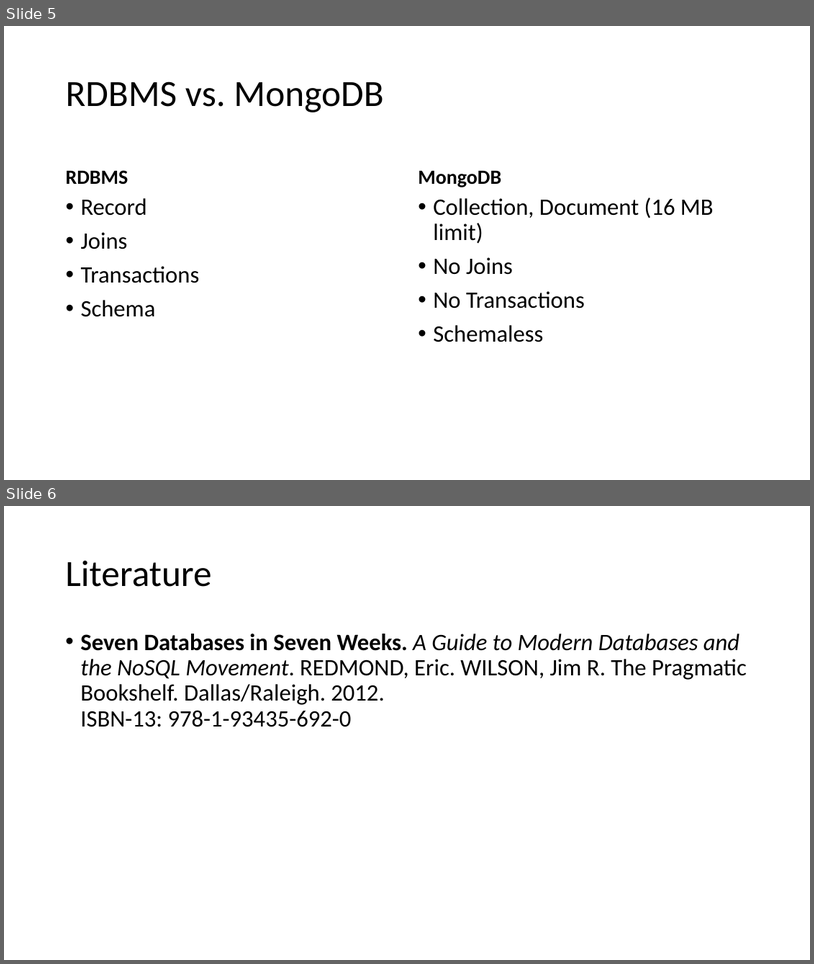
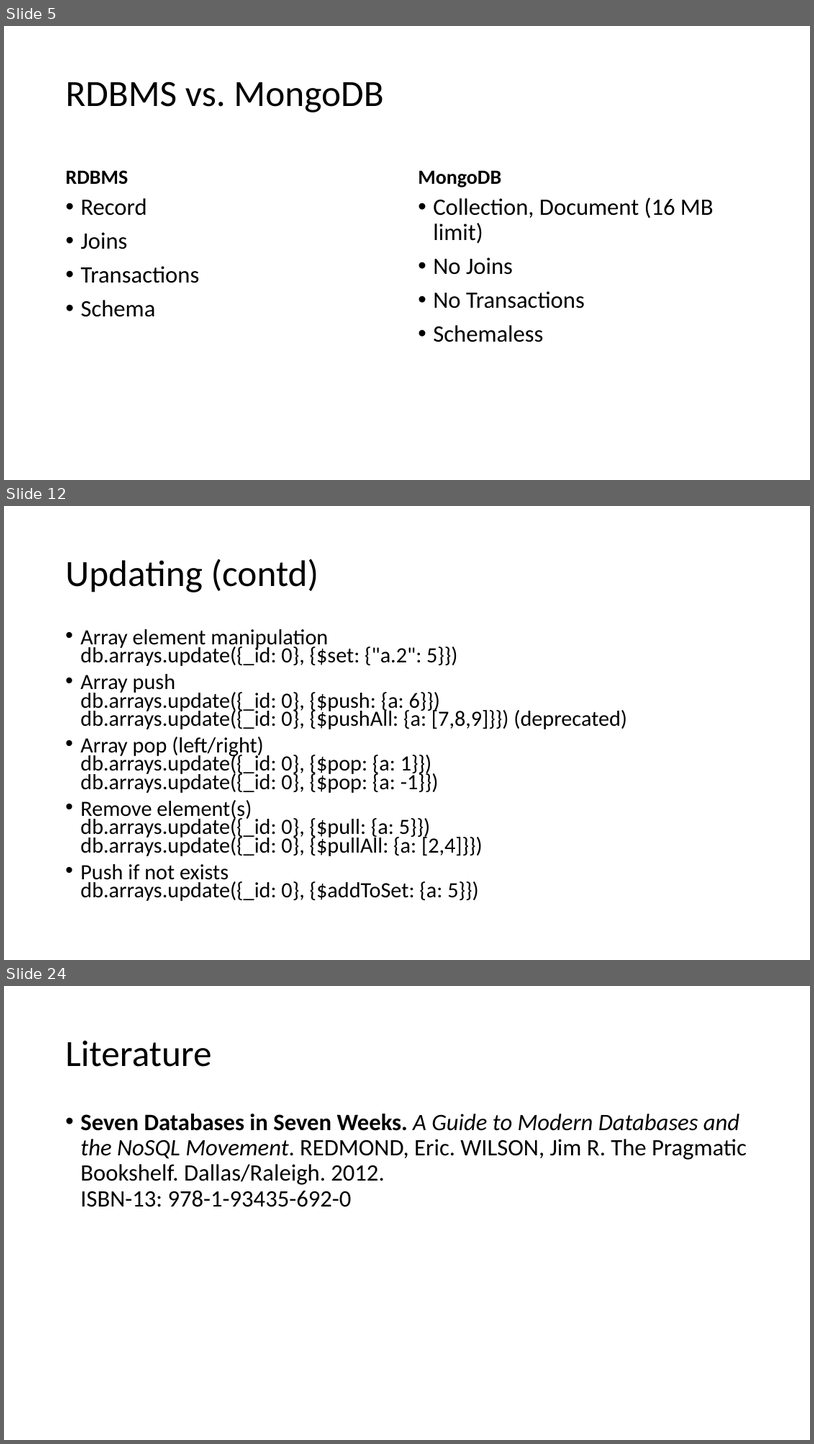
Before and after one commit to tiefenauer/m101j, a slide deck: m101j.pptx. Shown one above the other, each under a label of ours: slides 5 and 6 before the commit, slides 5, 12 and 24 after it; the slides between them are not shown. The pictures are 814x964 and 814x1444 pixels, drawn with LibreOffice and Linux fonts; fonts in the diff are those of the drawing. Boxes give left, top, right and bottom in pixels: in the first picture for what was removed or moved away, otherwise in the second. Text is boxed around its words. In the diff, an @@ line names an element or a change of style, - is before the commit and + after.

```diff
--- a/m101j.pptx
+++ b/m101j.pptx
@@ slide 12 added at box(4, 506, 810, 960), background #FFFFFF @@
@@ title added at box(65, 559, 319, 592), 44 pt, text #000000 @@
+Updating (contd)
@@ text added at box(80, 629, 628, 901), 25.9 pt, text #000000 @@
+• Array element manipulation
+  db.arrays.update({_id: 0}, {$set: {"a.2": 5}})
+• Array push
+  db.arrays.update({_id: 0}, {$push: {a: 6}})
+  db.arrays.update({_id: 0}, {$pushAll: {a: [7,8,9]}}) (deprecated)
+• Array pop (left/right)
+  db.arrays.update({_id: 0}, {$pop: {a: 1}})
+  db.arrays.update({_id: 0}, {$pop: {a: -1}})
+• Remove element(s)
+  db.arrays.update({_id: 0}, {$pull: {a: 5}})
+  db.arrays.update({_id: 0}, {$pullAll: {a: [2,4]}})
+• Push if not exists
+  db.arrays.update({_id: 0}, {$addToSet: {a: 5}})
@@ what was slide 6 is now slide 24 @@
```
Also in this commit, not shown: 17 other slides added.
